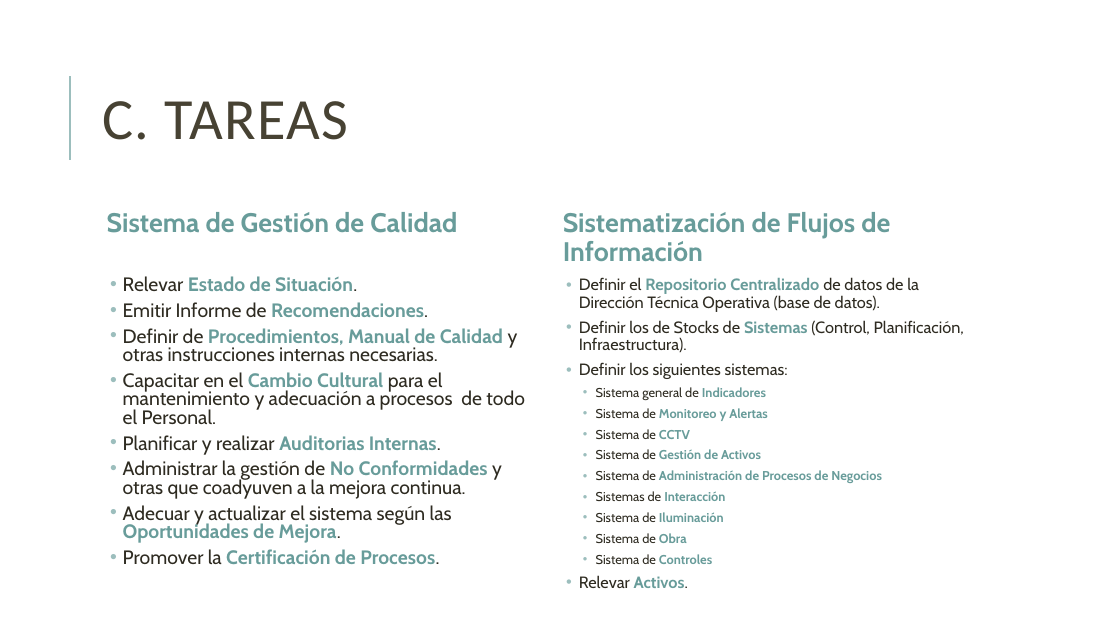
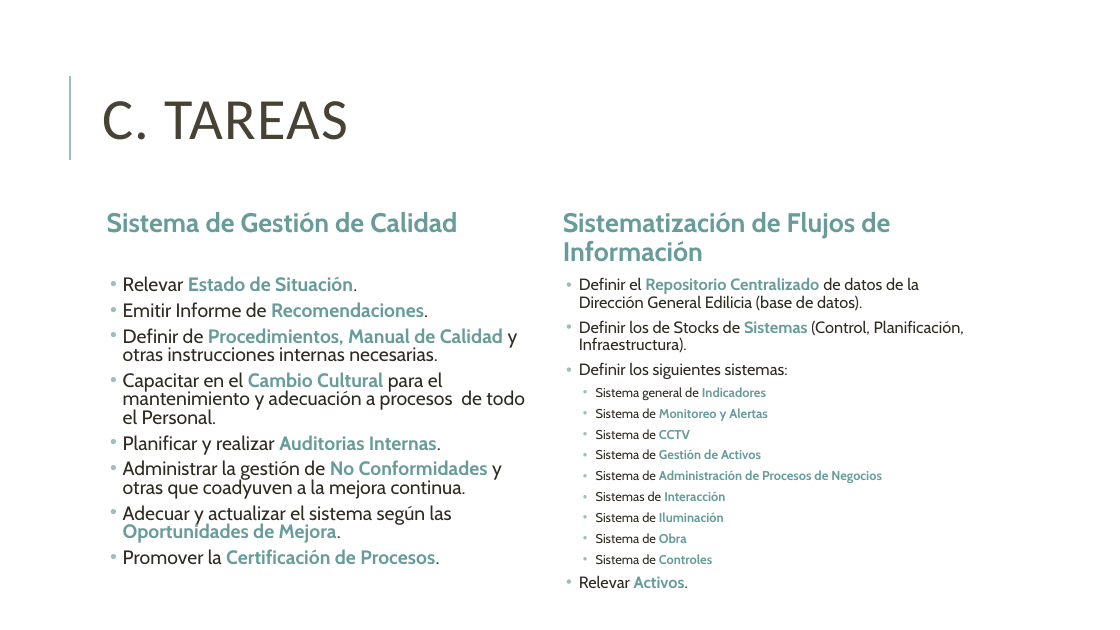
Before and after one commit to jsrxar/dge, a slide deck: slide 6 of 1-general/1-presentaciones/planificacion-control-presentacion-v2.pptx. Drawn at 1120x630 pixels with LibreOffice and Linux fonts; fonts in the diff are those of the drawing. Boxes give left, top, right and bottom in pixels: in the first picture for what was removed or moved away, otherwise in the second. Text is boxed around its words. In the diff, an @@ line names an element or a change of style, - is before the commit and + after.

```diff
--- a/1-general/1-presentaciones/planificacion-control-presentacion-v2.pptx
+++ b/1-general/1-presentaciones/planificacion-control-presentacion-v2.pptx
@@ text at <box>579,277,919,311</box>: text changed @@
-  • Definir el Repositorio Centralizado de datos de la Dirección Técnica Operativa (base de datos).
+  • Definir el Repositorio Centralizado de datos de la Dirección General Edilicia (base de datos).
```
Also in this commit, not shown: 7 other slides changed.
